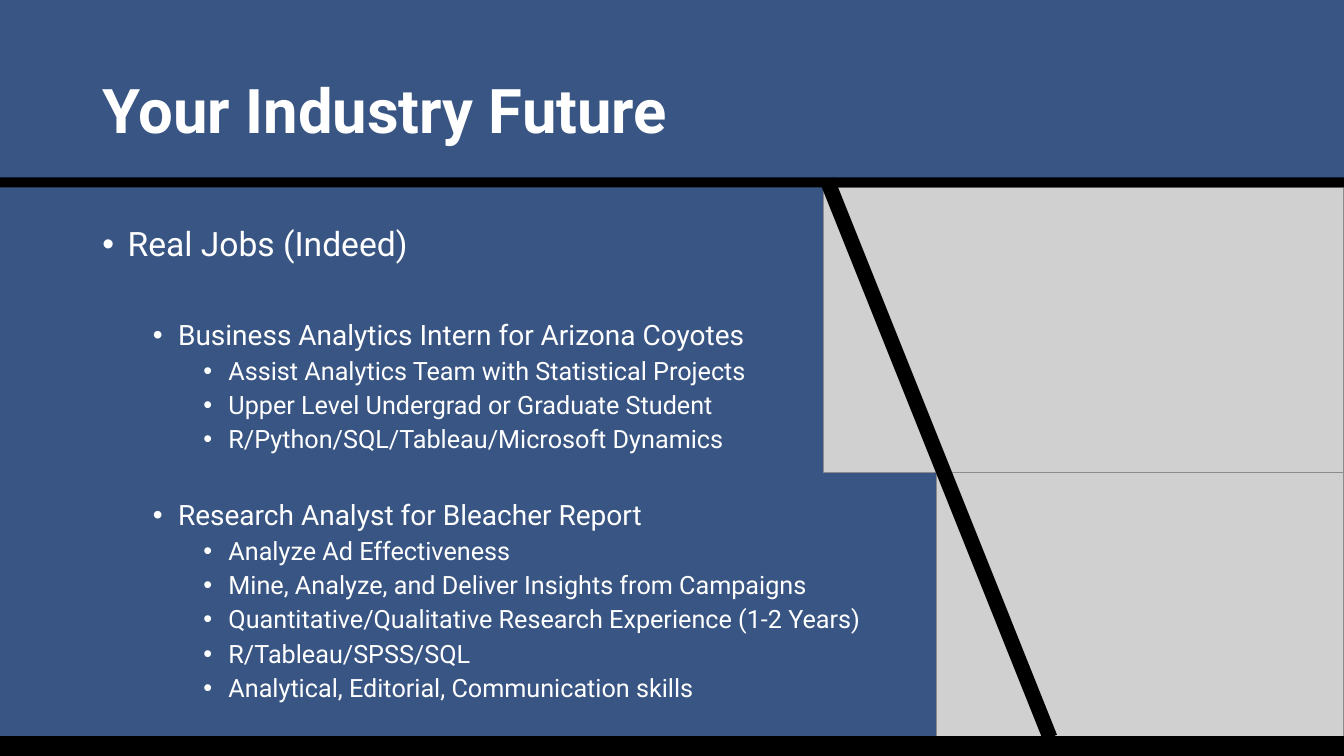
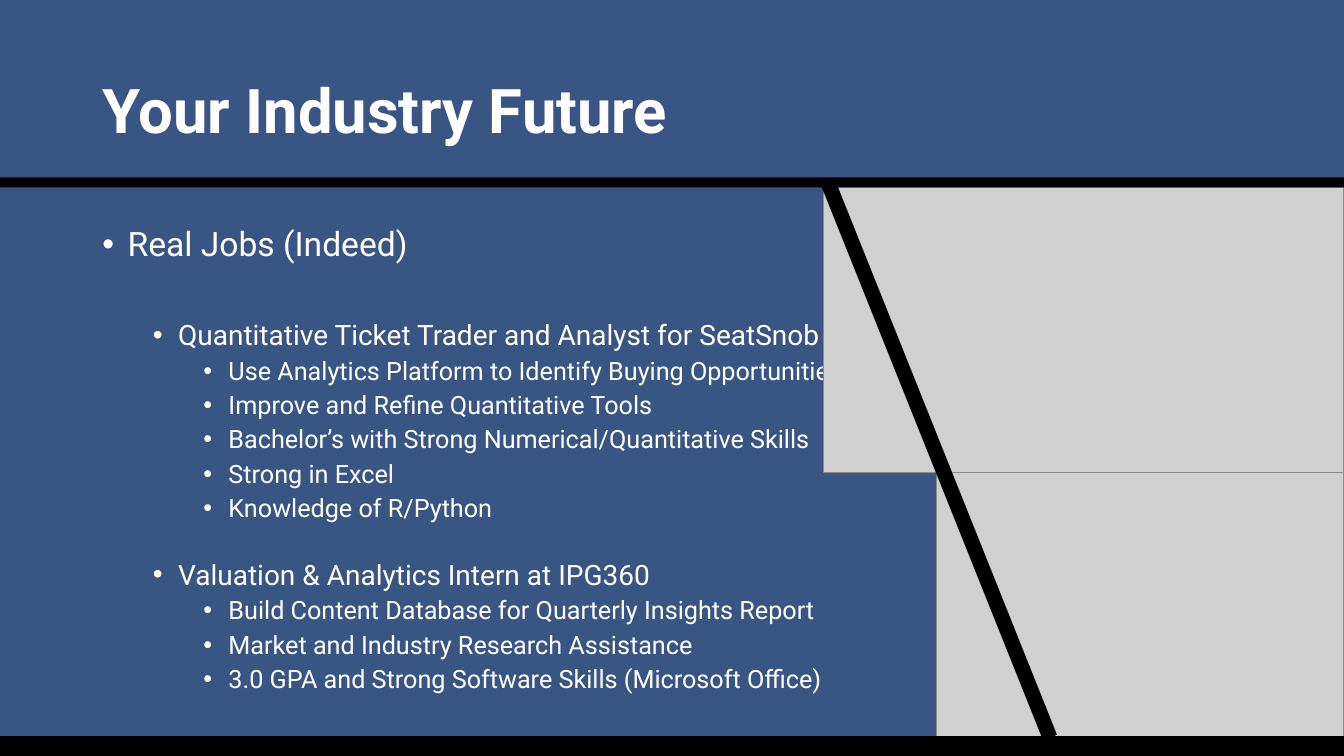
Before and after one commit to SuperMarioGiacomazzo/STOR538_WEBSITE, a slide deck: slide 16 of Slides/Sports Analytics 3/Sports_Analytics_3_Lecture.pptx (slide 17 before the commit). Drawn at 1344x756 pixels with LibreOffice and Linux fonts; fonts in the diff are those of the drawing; grey boxes stand for pictures. Boxes give left, top, right and bottom in pixels: in the first picture for what was removed or moved away, otherwise in the second. Text is boxed around its words. In the diff, an @@ line names an element or a change of style, - is before the commit and + after.

```diff
--- a/Slides/Sports Analytics 3/Sports_Analytics_3_Lecture.pptx
+++ b/Slides/Sports Analytics 3/Sports_Analytics_3_Lecture.pptx
@@ text at (178, 323, 842, 694): text changed @@
-  • Business Analytics Intern for Arizona Coyotes
-    • Assist Analytics Team with Statistical Projects
-    • Upper Level Undergrad or Graduate Student
-    • R/Python/SQL/Tableau/Microsoft Dynamics
-  • Research Analyst for Bleacher Report
-    • Analyze Ad Effectiveness
-    • Mine, Analyze, and Deliver Insights from Campaigns
-    • Quantitative/Qualitative Research Experience (1-2 Years)
-    • R/Tableau/SPSS/SQL
-    • Analytical, Editorial, Communication skills
+  • Quantitative Ticket Trader and Analyst for SeatSnob
+    • Use Analytics Platform to Identify Buying Opportunities
+    • Improve and Refine Quantitative Tools
+    • Bachelor’s with Strong Numerical/Quantitative Skills
+    • Strong in Excel
+    • Knowledge of R/Python
+  • Valuation & Analytics Intern at IPG360
+    • Build Content Database for Quarterly Insights Report
+    • Market and Industry Research Assistance
+    • 3.0 GPA and Strong Software Skills (Microsoft Office)
```
Also in this commit, not shown: 6 other slides changed, 1 slide removed, 3 other files.
